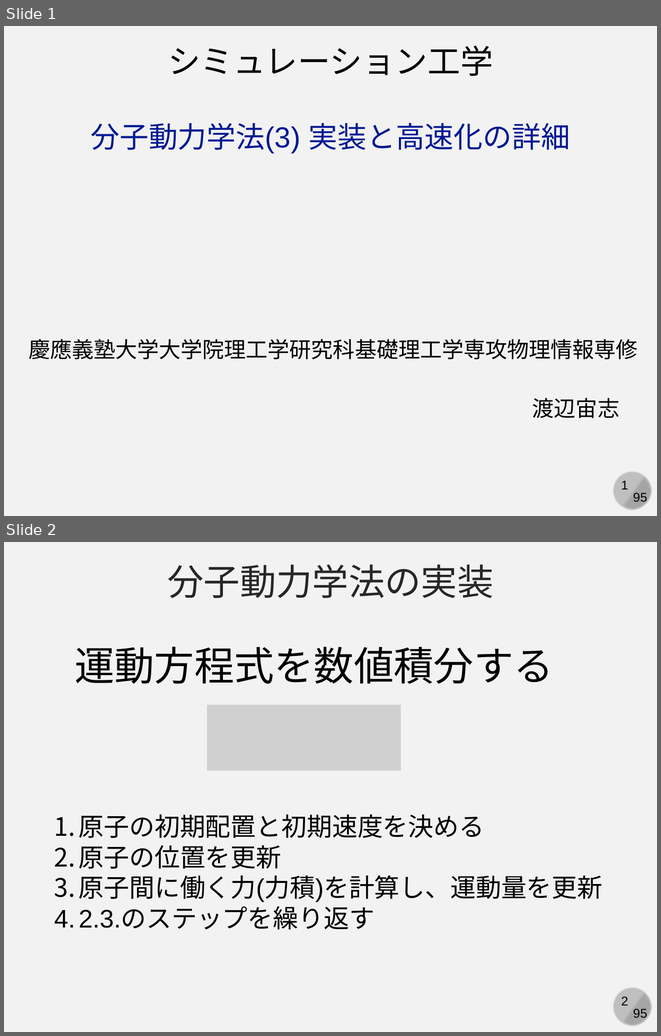
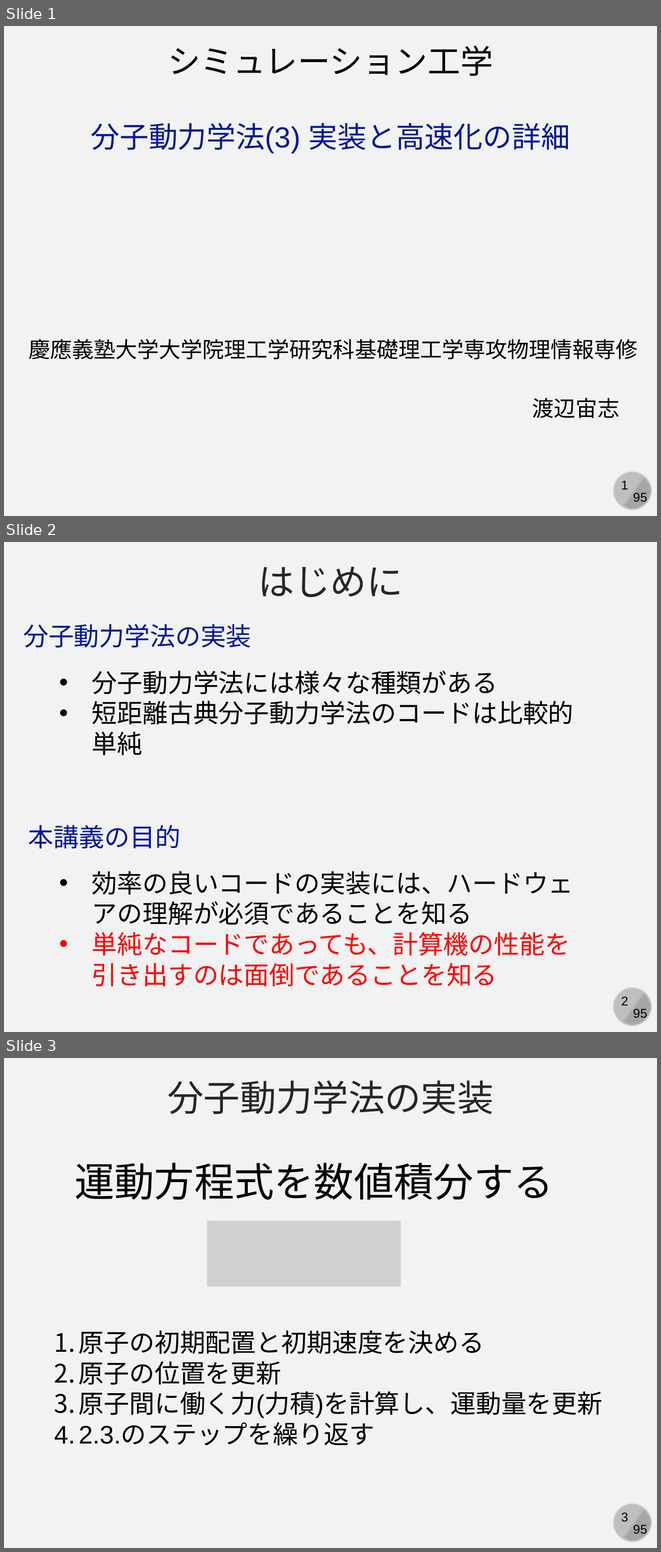
Before and after one commit to kaityo256/simulation_engineering, a slide deck: 07_md_implementation/simulation07.pptx. Shown one above the other, each under a label of ours: slides 1 and 2 before the commit, slides 1, 2 and 3 after it. The pictures are 661x1036 and 661x1552 pixels, drawn with LibreOffice and Linux fonts; fonts in the diff are those of the drawing; grey boxes stand for pictures. Boxes give left, top, right and bottom in pixels: in the first picture for what was removed or moved away, otherwise in the second. Text is boxed around its words. In the diff, an @@ line names an element or a change of style, - is before the commit and + after.

```diff
--- a/07_md_implementation/simulation07.pptx
+++ b/07_md_implementation/simulation07.pptx
@@ slide 2 added at (4,542,657,1032), background #F2F2F2; not listed: 4 template elements that a slide beside it also shows @@
@@ text added at (258,566,403,597), 40 pt, text #262626 @@
+はじめに
@@ text added at (23,624,252,647), 28 pt, text #011893 @@
+分子動力学法の実装
@@ text added at (92,670,574,755), 28 pt, text #000000 @@
+• 分子動力学法には様々な種類がある
+• 短距離古典分子動力学法のコードは比較的単純
@@ text added at (28,824,180,848), 28 pt, text #011893 @@
+本講義の目的
@@ text added at (92,871,574,986), 28 pt, text #FF0000 @@
+• 効率の良いコードの実装には、ハードウェアの理解が必須であることを知る
+• 単純なコードであっても、計算機の性能を引き出すのは面倒であることを知る
@@ what was slide 2 is now slide 3 @@
@@ page number at (621,1512,628,1521): text changed @@
-2
+3
```
Also in this commit, not shown: 2 other slides added, 1 slide removed.
